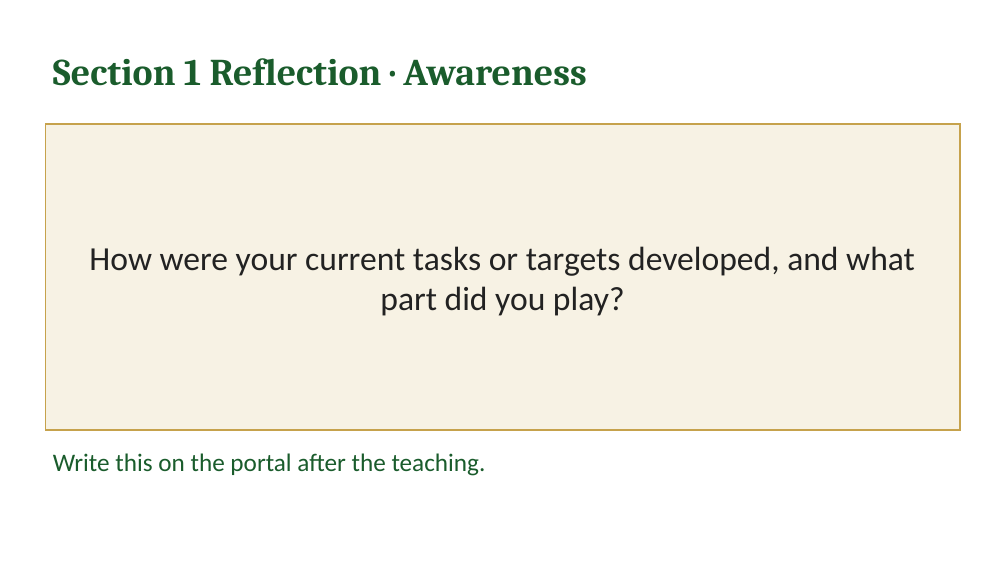
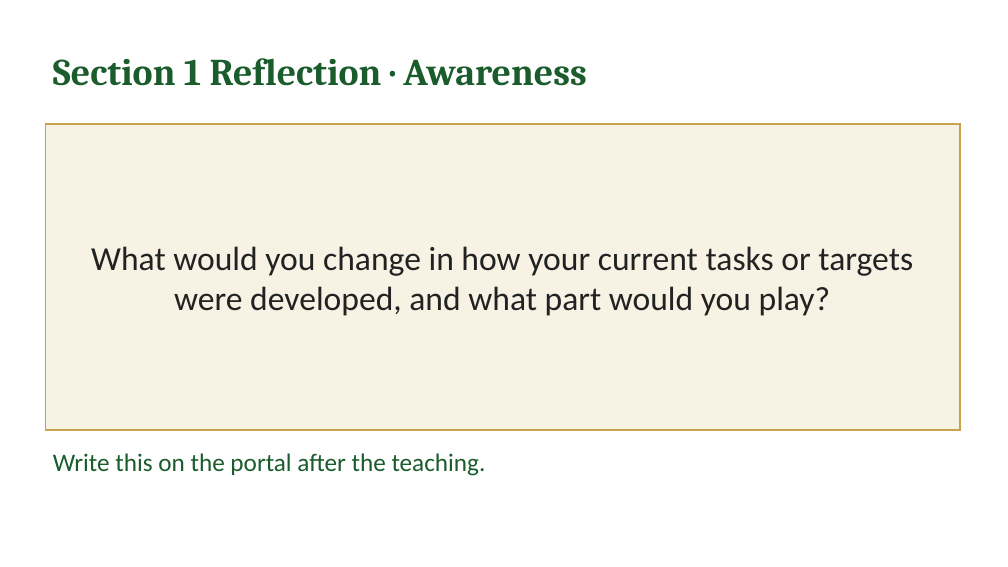
Before and after one commit to IBSL26/ibsl-platform, a slide deck: slide 12 of Unit decks/Unit 07 - Establishing Performance Expectations.pptx (slide 11 before the commit). Drawn at 1008x567 pixels with LibreOffice and Linux fonts; fonts in the diff are those of the drawing. Boxes give left, top, right and bottom in pixels: in the first picture for what was removed or moved away, otherwise in the second. Text is boxed around its words. In the diff, an @@ line names an element or a change of style, - is before the commit and + after.

```diff
--- a/Unit decks/Unit 07 - Establishing Performance Expectations.pptx
+++ b/Unit decks/Unit 07 - Establishing Performance Expectations.pptx
@@ text in rectangle at <box>91,246,913,316</box>: text changed @@
-How were your current tasks or targets developed, and what part did you play?
+What would you change in how your current tasks or targets were developed, and what part would you play?
```
Also in this commit, not shown: 1 other slide changed, 1 slide added, 40 other files.
